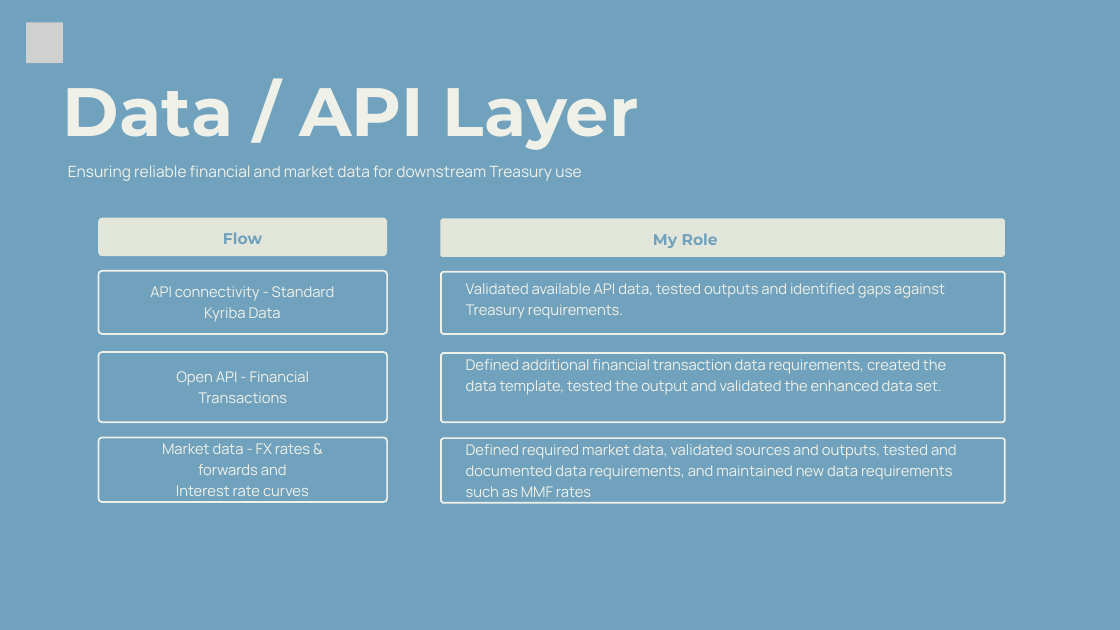
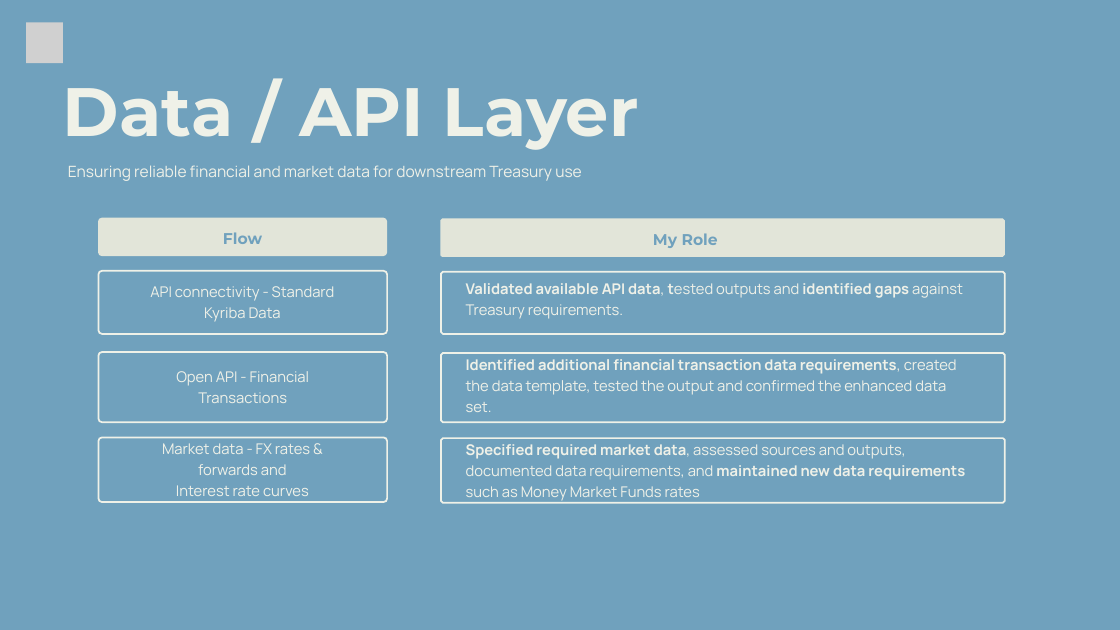
Before and after one commit to sgarciapuga/Work_Portfolio, a slide deck: slide 16 of kyriba-transformation/presentation/kyriba-transformation.pptx. Drawn at 1120x630 pixels with LibreOffice and Linux fonts; fonts in the diff are those of the drawing; grey boxes stand for pictures. Boxes give left, top, right and bottom in pixels: in the first picture for what was removed or moved away, otherwise in the second. Text is boxed around its words. In the diff, an @@ line names an element or a change of style, - is before the commit and + after.

```diff
--- a/kyriba-transformation/presentation/kyriba-transformation.pptx
+++ b/kyriba-transformation/presentation/kyriba-transformation.pptx
@@ text "Validated available API data, tested ..." at [466, 283, 963, 319]: bold on in "Validated available API data, tested identified gaps" @@
@@ text at [466, 359, 957, 412]: text changed @@
-Defined additional financial transaction data requirements, created the data template, tested the output and validated the enhanced data set.
+Identified additional financial transaction data requirements, created the data template, tested the output and confirmed the enhanced data set.
@@ text at [466, 444, 965, 501]: text changed @@
-Defined required market data, validated sources and outputs, tested and documented data requirements, and maintained new data requirements such as MMF rates
+Specified required market data, assessed sources and outputs, documented data requirements, and maintained new data requirements such as Money Market Funds rates
```
Also in this commit, not shown: 13 other slides changed, 6 other files.
